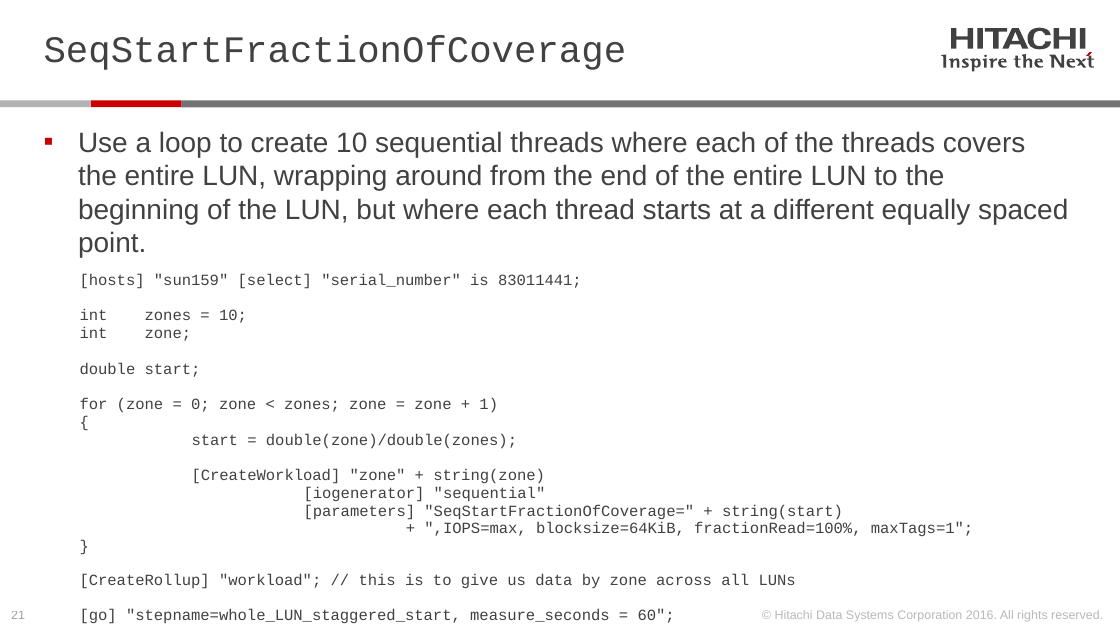
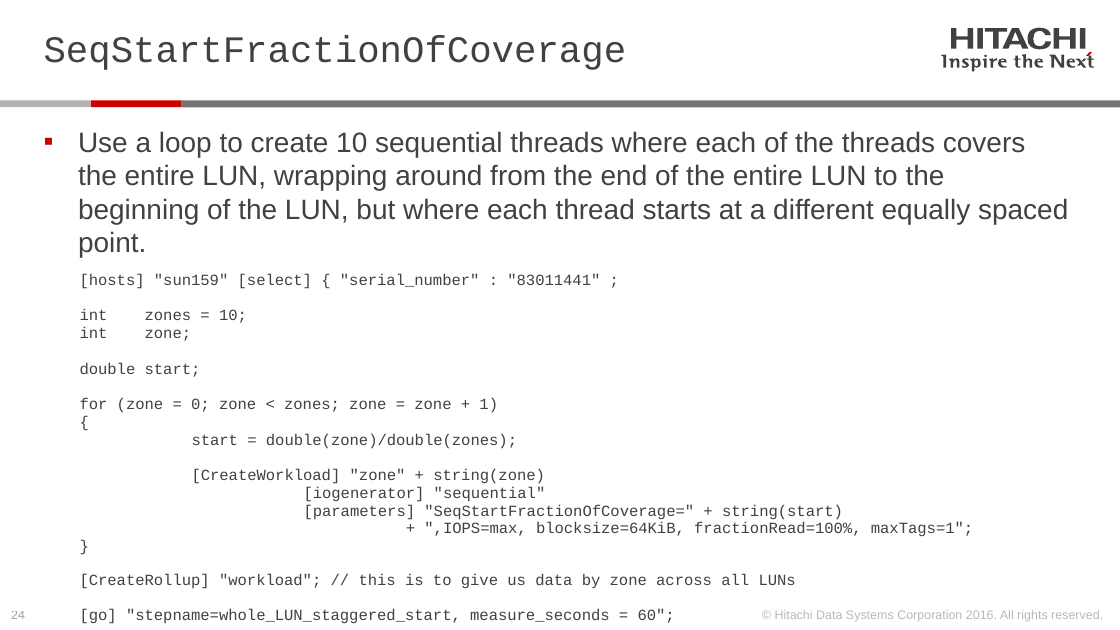
Before and after one commit to Hitachi-Data-Systems/ivy, a slide deck: slide 24 of doc/Programming ivy reference - 2 of 2 - ivy engine.pptx (slide 21 before the commit). Drawn at 1120x630 pixels with LibreOffice and Linux fonts; fonts in the diff are those of the drawing. Boxes give left, top, right and bottom in pixels: in the first picture for what was removed or moved away, otherwise in the second. Text is boxed around its words. In the diff, an @@ line names an element or a change of style, - is before the commit and + after.

Commit message:
position for ivy engine control API to use JSON format for select clauses in ivyscript

```diff
--- a/doc/Programming ivy reference - 2 of 2 - ivy engine.pptx
+++ b/doc/Programming ivy reference - 2 of 2 - ivy engine.pptx
@@ text at [80,273,973,536]: text changed @@
-  [hosts] "sun159" [select] "serial_number" is 83011441;
-  int zones = 10;
-  int zone;
-  double start;
-  for (zone = 0; zone < zones; zone = zone + 1)
-  {
-  start = double(zone)/double(zones);
-  [CreateWorkload] "zone" + string(zone)
-  [iogenerator] "sequential"
-  [parameters] "SeqStartFractionOfCoverage=" + string(start)
-  + ",IOPS=max, blocksize=64KiB, fractionRead=100%, maxTags=1";
-  }
+  [hosts] "sun159" [select] { "serial_number" : "83011441" ;
+  int zones = 10;
+  int zone;
+  double start;
+  for (zone = 0; zone < zones; zone = zone + 1)
+  {
+  start = double(zone)/double(zones);
+  [CreateWorkload] "zone" + string(zone)
+  [iogenerator] "sequential"
+  [parameters] "SeqStartFractionOfCoverage=" + string(start)
+  + ",IOPS=max, blocksize=64KiB, fractionRead=100%, maxTags=1";
+  }
@@ page number at [11,611,25,619]: text changed @@
-21
+24
```
Also in this commit, not shown: 8 other slides changed, 3 slides added, 3 other files.
